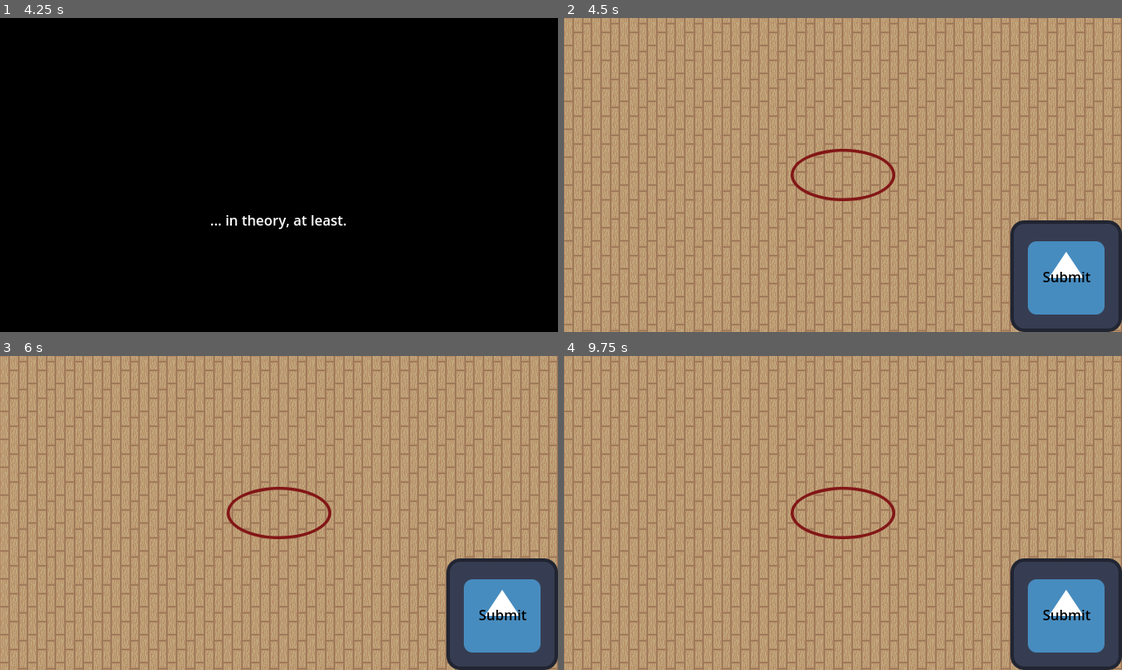
Above: before the commit, frames 1-4 (two rows, left to right).
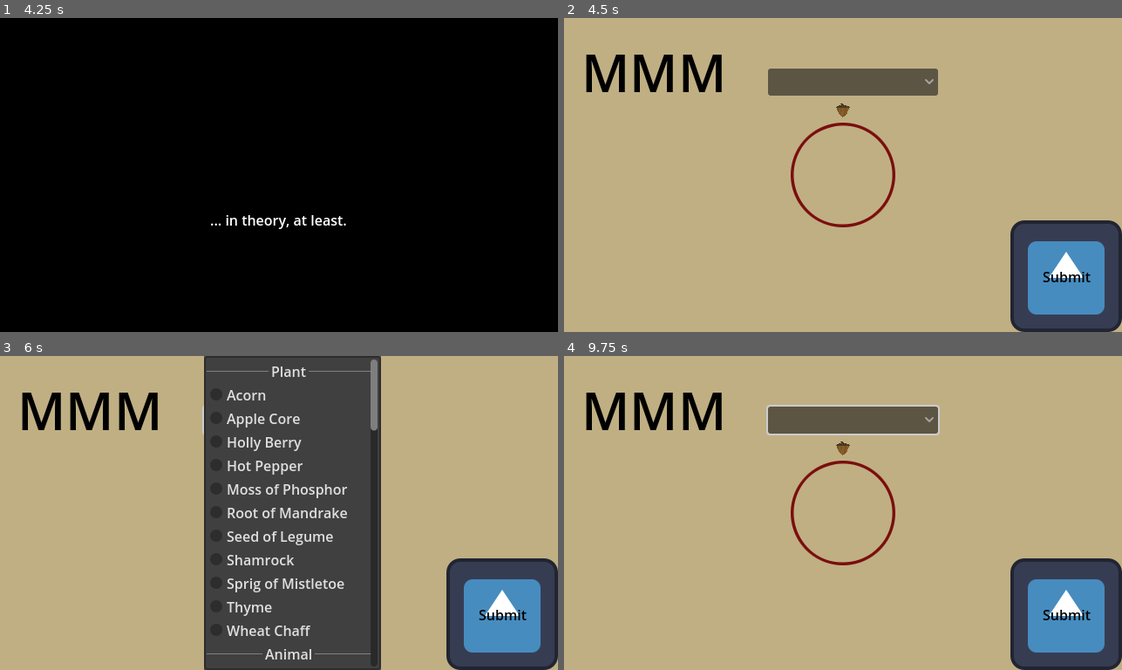
Above: after the commit, the same moments.

Repository: GeorgeH049/LD55
Game: Godot game, scene res://levels/menu.tscn
The game is run twice, just before and just after one commit, with the same random seed, the same clock (stepped at 60 frames per second) and the same inputs. The engine's default icon, where the game draws it, is replaced by a stand-in: a white triangle on a blue panel in a dark square.
Inputs (mouse positions are in pixels of both pictures, inside the frame that each line leads up to):
- Up to frame 1 (4.25 s): click "Principio" at 0.5 s; tap Enter at 1.25, 2.75 s; move the mouse to (401, 159) at 1.27 s; press the mouse at (401, 159) at 1.28 s; tap Space at 2, 3.5 s; move the mouse to (167, 190) at 2.02 s; release the mouse at (167, 190) at 2.03 s; click (167, 190) at 2.1 s; move the mouse to (334, 105) at 2.77 s; press the mouse at (334, 105) at 2.78 s; move the mouse to (251, 237) at 3.52 s; release the mouse at (251, 237) at 3.53 s; click (251, 237) at 3.6 s
- Up to frame 2 (4.5 s): tap Enter at 4.25 s; move the mouse to (1010, 222) at 4.27 s; press the mouse at (1010, 222) at 4.28 s
- Up to frame 3 (6 s): release the mouse at (446, 560) at 5 s; click (502, 613) at 5 s, where only the run before the commit has a clickable "Submit"; click (290, 418) at 5.77 s
- Up to frame 4 (9.75 s): click (1066, 613) at 6.5 s, where only the run before the commit has a clickable "Submit"; click (854, 418) at 7.27 s; click (1066, 613) at 8 s, where only the run before the commit has a clickable "Submit"; click (854, 418) at 8.77 s; tap Space at 9.5 s; move the mouse to (675, 465) at 9.52 s; click (675, 465) at 9.6 s

Frame 1 is identical in both runs. In frame 2, 56% of the frame differs, in the area x 0-100%, y 0-100%; in frame 3, 68%; in frame 4, 56%.

Commit message:
Incomplete Level Prototype
Next steps should include a rules book players can write themselves.

Diff:
--- /dev/null
+++ b/components/ingredient_button.gd
@@ -0,0 +1,29 @@
+extends OptionButton
+
+const Level = preload("res://utils/level.gd")
+
+var level
+
+# Called when the node enters the scene tree for the first time.
+func _ready():
+	level = Level.new()
+	_load_ingredient_options()
+	select(-1)
+
+
+func _load_ingredient_options():
+	add_separator("Plant")
+	for item in level.get_ingredients(1):
+		add_item(item)
+	add_separator("Animal")
+	for item in level.get_ingredients(2):
+		add_item(item)
+	add_separator("Gem")
+	for item in level.get_ingredients(3):
+		add_item(item)
+	add_separator("Mineral")
+	for item in level.get_ingredients(4):
+		add_item(item)
+	add_separator("Object")
+	for item in level.get_ingredients(5):
+		add_item(item)
--- /dev/null
+++ b/components/ingredient_button.tscn
@@ -0,0 +1,11 @@
+[gd_scene load_steps=2 format=3 uid="uid://4g40wesf7e11"]
+
+[ext_resource type="Script" path="res://components/ingredient_button.gd" id="1_fy3rn"]
+
+[node name="IngredientButton" type="OptionButton" groups=["RequiredChoice"]]
+anchors_preset = -1
+anchor_right = 0.306
+anchor_bottom = 0.067
+offset_right = 0.159988
+offset_bottom = 1.88
+script = ExtResource("1_fy3rn")
--- a/levels/menu.tscn
+++ b/levels/menu.tscn
@@ -1,6 +1,6 @@
 [gd_scene load_steps=5 format=3 uid="uid://bpccgyk2ewbxi"]
 
-[ext_resource type="Texture2D" uid="uid://dgxhohhwn47f1" path="res://media/menu_bg.png" id="1_2ngq0"]
+[ext_resource type="Texture2D" uid="uid://dgxhohhwn47f1" path="res://media/paper_bg.png" id="1_2ngq0"]
 [ext_resource type="Script" path="res://levels/menu.gd" id="1_amib1"]
 [ext_resource type="PackedScene" uid="uid://xl6gqsggsssp" path="res://components/hover_button.tscn" id="2_vdrpu"]
 [ext_resource type="SystemFont" uid="uid://oyc4yuhomri1" path="res://media/menu_font.tres" id="3_g3m7t"]
--- a/levels/tutorial.gd
+++ b/levels/tutorial.gd
@@ -2,11 +2,31 @@
 
 const Level = preload("res://utils/level.gd")
 
+var level
+var ingredients_chosen = []
+var required_choices
+var submit_button
+
 # Called when the node enters the scene tree for the first time.
 func _ready():
-	var level = Level.new()
-	print(level._check_if_contains_name("gor", ["f or", "F or"]))
+	level = Level.new()
+	required_choices = get_tree().get_nodes_in_group("RequiredChoice")
+	submit_button = get_node("./Foreground/SubmitButton")
+	submit_button.disabled = true
 
+func _on_ingredient_selected(index):
+	var ingr_name = level.get_ingredient_by_index(index)
+	level.get_image_name_by_ingredient_name(ingr_name)
+
+func _submit_button_ready():
+	# Handle enabling the submit button if all choices are filled
+	for choice in required_choices:
+		if choice.get_selected_id() == -1:
+			submit_button.disabled = true
+			return
+	submit_button.disabled = false
 
 func _on_submit_button_pressed():
-	pass
+
+	# Evaluate the rules on the chosen options
+	level.evaluate()
--- a/levels/tutorial.tscn
+++ b/levels/tutorial.tscn
@@ -1,21 +1,27 @@
-[gd_scene load_steps=5 format=3 uid="uid://3dkaj640d5q"]
+[gd_scene load_steps=8 format=3 uid="uid://3dkaj640d5q"]
 
-[ext_resource type="Texture2D" uid="uid://lb6h6hcx4270" path="res://media/wood_floor.png" id="1_27gff"]
 [ext_resource type="Script" path="res://levels/tutorial.gd" id="1_vrayi"]
 [ext_resource type="Texture2D" uid="uid://b7haxfo4kct3k" path="res://media/circle.png" id="2_0uclj"]
+[ext_resource type="Texture2D" uid="uid://dgxhohhwn47f1" path="res://media/paper_bg.png" id="2_rohek"]
 [ext_resource type="Texture2D" uid="uid://du2ov240dwhut" path="res://media/icon.svg" id="3_gkhj2"]
+[ext_resource type="PackedScene" uid="uid://4g40wesf7e11" path="res://components/ingredient_button.tscn" id="5_dfyty"]
+[ext_resource type="Texture2D" uid="uid://dqgyoq4sccyrs" path="res://media/ingredients/acorn.png" id="6_q2kxd"]
+[ext_resource type="SystemFont" uid="uid://oyc4yuhomri1" path="res://media/menu_font.tres" id="7_daql8"]
 
 [node name="LevelRoot" type="Control"]
 layout_mode = 3
+anchors_preset = 15
 anchor_right = 1.0
 anchor_bottom = 1.0
+grow_horizontal = 2
+grow_vertical = 2
 script = ExtResource("1_vrayi")
 
 [node name="Background" type="Node2D" parent="."]
 
 [node name="Floor" type="Sprite2D" parent="Background"]
 texture_repeat = 2
-texture = ExtResource("1_27gff")
+texture = ExtResource("2_rohek")
 centered = false
 region_enabled = true
 region_rect = Rect2(0, 0, 640, 360)
@@ -60,4 +66,29 @@
 theme_override_colors/font_color = Color(0, 0, 0, 1)
 text = "Submit"
 
+[node name="IngredientButton" parent="Foreground" instance=ExtResource("5_dfyty")]
+layout_mode = 0
+anchors_preset = 0
+anchor_right = 0.0
+anchor_bottom = 0.0
+offset_left = 234.0
+offset_top = 58.0
+offset_right = 409.0
+offset_bottom = 78.0
+
+[node name="Ingredient" type="Sprite2D" parent="Foreground"]
+position = Vector2(320, 106)
+texture = ExtResource("6_q2kxd")
+
+[node name="DemonName" type="Label" parent="Foreground"]
+offset_left = 20.0
+offset_top = 20.0
+offset_right = 572.0
+offset_bottom = 71.0
+theme_override_colors/font_color = Color(0, 0, 0, 1)
+theme_override_fonts/font = ExtResource("7_daql8")
+theme_override_font_sizes/font_size = 60
+text = "MMM"
+
 [connection signal="pressed" from="Foreground/SubmitButton" to="." method="_on_submit_button_pressed"]
+[connection signal="item_selected" from="Foreground/IngredientButton" to="." method="_on_ingredient_selected"]
--- a/utils/level.gd
+++ b/utils/level.gd
@@ -72,6 +72,65 @@
 		"Silver Pins",
 		"Whetstone",
 	],
+}
+
+const INGREDIENT_DROPDOWN_IDENTIFIER = {
+	1: "Acorn",
+	2: "Apple Core",
+	3: "Holly Berry",
+	4: "Hot Pepper",
+	5: "Moss of Phosphor",
+	6: "Root of Mandrake",
+	7: "Seed of Legume",
+	8: "Shamrock",
+	9: "Sprig of Mistletoe",
+	10: "Thyme",
+	11: "Wheat Chaff",
+	13: "Bone Dust",
+	14: "Blood Vial",
+	15: "Cocoon of Caterpillar",
+	16: "Cured Leather",
+	17: "Eye of Newt",
+	18: "Feather of Crow",
+	19: "Foot of Rabbit",
+	20: "Fur of Bat",
+	21: "Hair of Bull",
+	22: "Heart of Lamb",
+	23: "Tail of Fish",
+	24: "Tentacle of Squid",
+	25: "Trotter of Pig",
+	27: "Agate",
+	28: "Amber",
+	29: "Chrysolite",
+	30: "Diamond",
+	31: "Emerald",
+	32: "Jacinth",
+	33: "Onyx",
+	34: "Pearl",
+	35: "Ruby",
+	36: "Sapphire",
+	37: "Topaz",
+	39: "Brimstone",
+	40: "Coal",
+	41: "Copper Shavings",
+	42: "Feldspar",
+	43: "Iron Filings",
+	44: "Lime",
+	45: "Mercury",
+	46: "Obsidian",
+	47: "Powdered Silver",
+	48: "Salt",
+	50: "Clay Pot",
+	51: "Distilled Spirits",
+	52: "Gauze",
+	53: "Glass Lens",
+	54: "Golden Bell",
+	55: "Hand Mirror",
+	56: "Iron Adze",
+	57: "Lodestone",
+	58: "Parchment",
+	59: "Silver Pins",
+	60: "Whetstone",
 }
 
 const DEMONS = [
@@ -249,6 +308,16 @@
 	# Returns the ingredients in that category.
 	return INGREDIENTS[category]
 
+func get_ingredient_by_index(index:int):
+	# Gets a single ingredient by it's index in the dropdown.
+	return INGREDIENT_DROPDOWN_IDENTIFIER[index]
+
+func get_image_name_by_ingredient_name(name:String):
+	var img = "res://media/ingredients/%s.png" % name.replace(" ", "_").to_lower()
+	if FileAccess.file_exists(img):
+		return img
+	return "res://media/icon.svg"
+
 func get_a_demon():
 	# Gets a random demon from the list of possibilities.
 	return DEMONS[randi() % DEMONS.size()]
Binary file changed: media/circle.png
Binary file added: media/circle_2.png
Not shown, added: media/circle_2.png.import
Binary file added: media/circle_3.png
Not shown, added: media/circle_3.png.import
Binary file added: media/circle_4.png
Not shown, added: media/circle_4.png.import
Binary file added: media/circle_5.png
Not shown, added: media/circle_5.png.import
Renamed: media/menu_bg.png -> media/paper_bg.png
Not shown, changed: media/paper_bg.png.import
